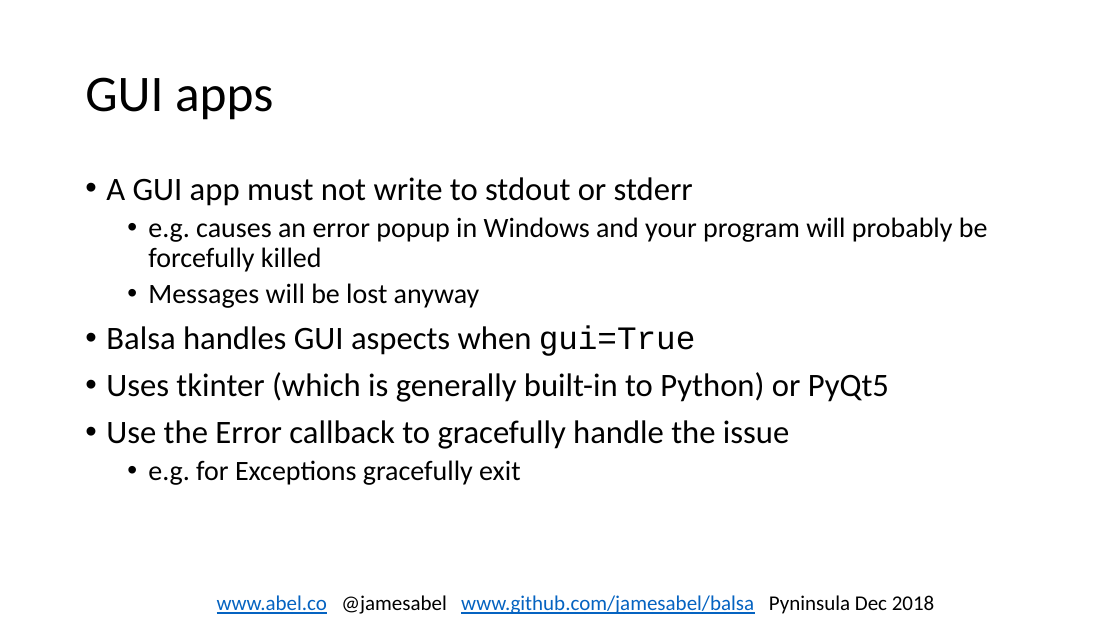
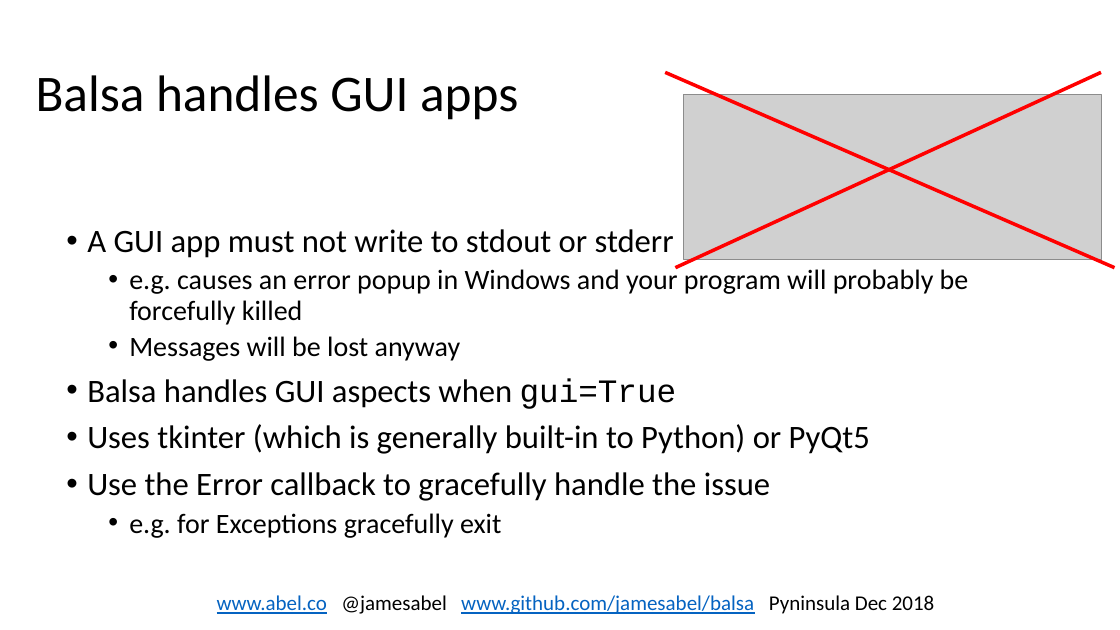
Before and after one commit to jamesabel/balsa, a slide deck: slide 9 of presentations/balsa_pyninsula_12_18.pptx. Drawn at 1120x630 pixels with LibreOffice and Linux fonts; fonts in the diff are those of the drawing; grey boxes stand for pictures. Boxes give left, top, right and bottom in pixels: in the first picture for what was removed or moved away, otherwise in the second. Text is boxed around its words. In the diff, an @@ line names an element or a change of style, - is before the commit and + after.

```diff
--- a/presentations/balsa_pyninsula_12_18.pptx
+++ b/presentations/balsa_pyninsula_12_18.pptx
@@ title at [36, 75, 518, 120]: text changed @@
-GUI apps
+Balsa handles GUI apps
@@ line added from (665, 72) to (1115, 268), #FF0000 3 pt @@
@@ line added from (1102, 72) to (676, 268), #FF0000 3 pt @@
@@ picture added at [683, 94, 1102, 260] @@
@@ text "A GUI app must not ...": place and size @@
-text "A GUI app must not ..." at [106, 177, 988, 485]
+text "A GUI app must not ..." at [87, 229, 969, 538]
```
Also in this commit, not shown: 1 other slide changed, 1 other file.
